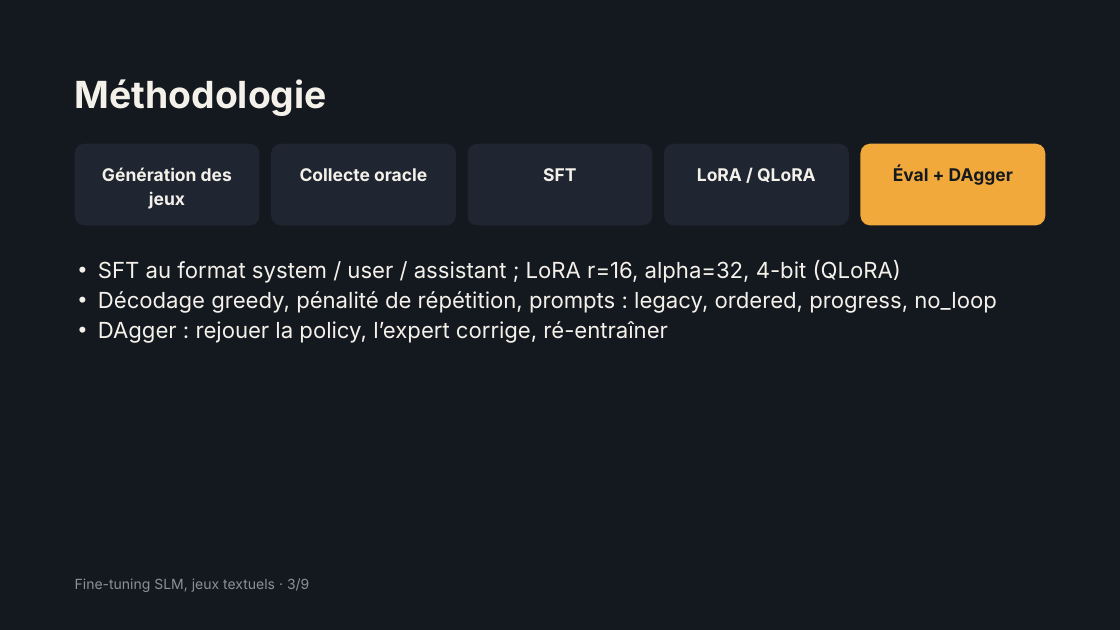
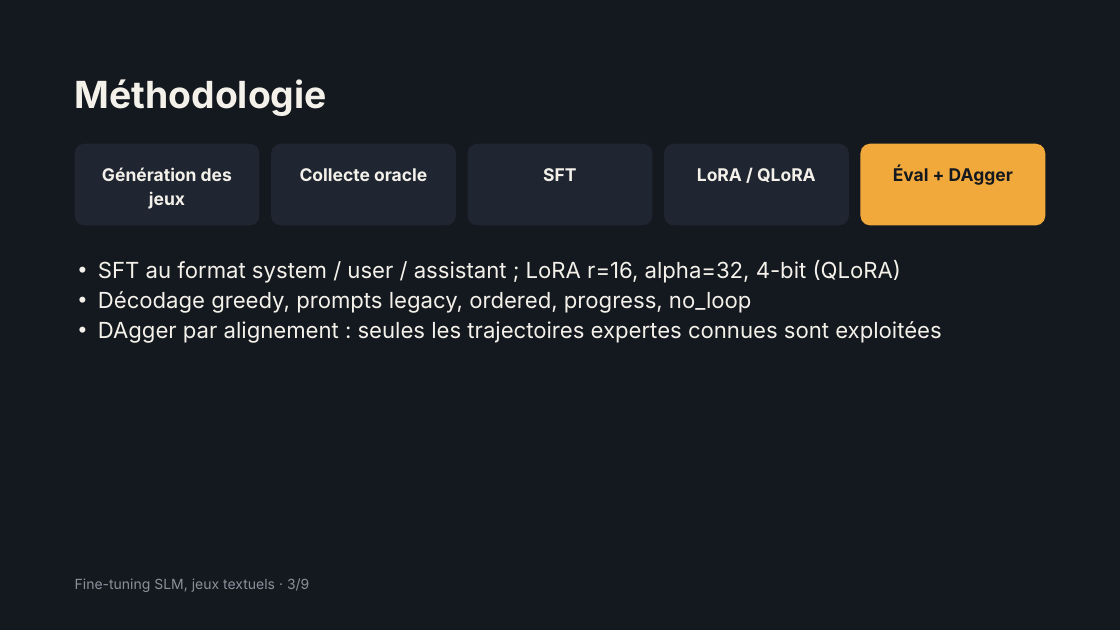
Before and after one commit to TheJollyCrabTheorist/text-game-agent-SLM, a slide deck: slide 3 of report/presentation.pptx. Drawn at 1120x630 pixels with LibreOffice and Linux fonts; fonts in the diff are those of the drawing. Boxes give left, top, right and bottom in pixels: in the first picture for what was removed or moved away, otherwise in the second. Text is boxed around its words. In the diff, an @@ line names an element or a change of style, - is before the commit and + after.

```diff
--- a/report/presentation.pptx
+++ b/report/presentation.pptx
@@ text at (98, 291, 941, 343): text changed @@
-• Décodage greedy, pénalité de répétition, prompts : legacy, ordered, progress, no_loop
-• DAgger : rejouer la policy, l’expert corrige, ré-entraîner
+• Décodage greedy, prompts legacy, ordered, progress, no_loop
+• DAgger par alignement : seules les trajectoires expertes connues sont exploitées
```
Also in this commit, not shown: 7 other slides changed, 22 other files.
